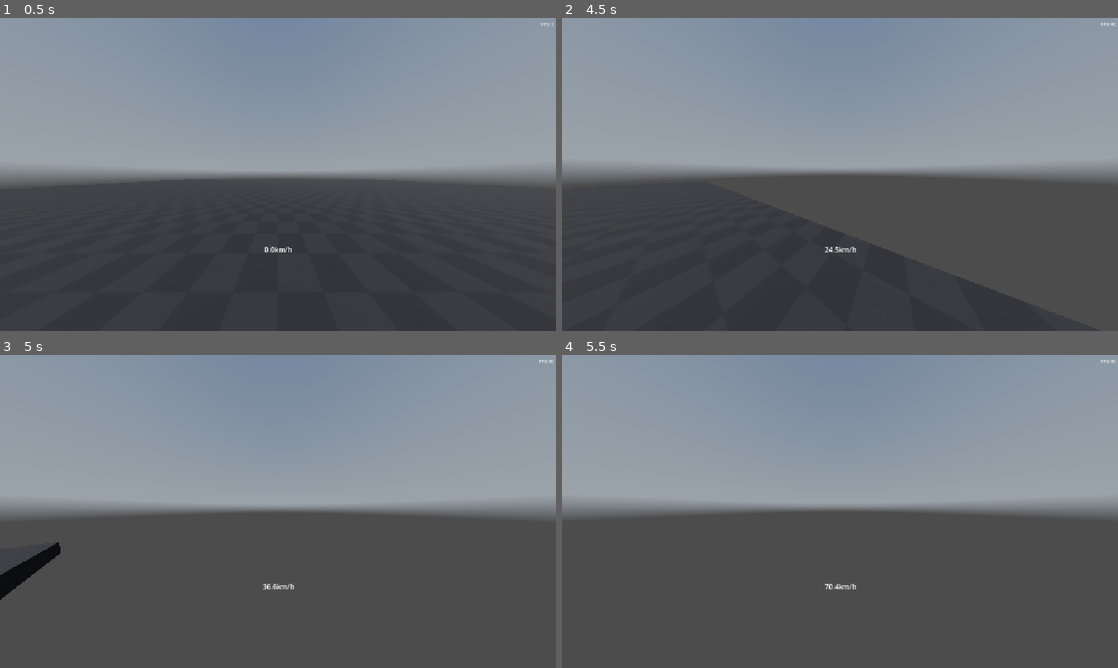
Above: before the commit, frames 1-4 (two rows, left to right).
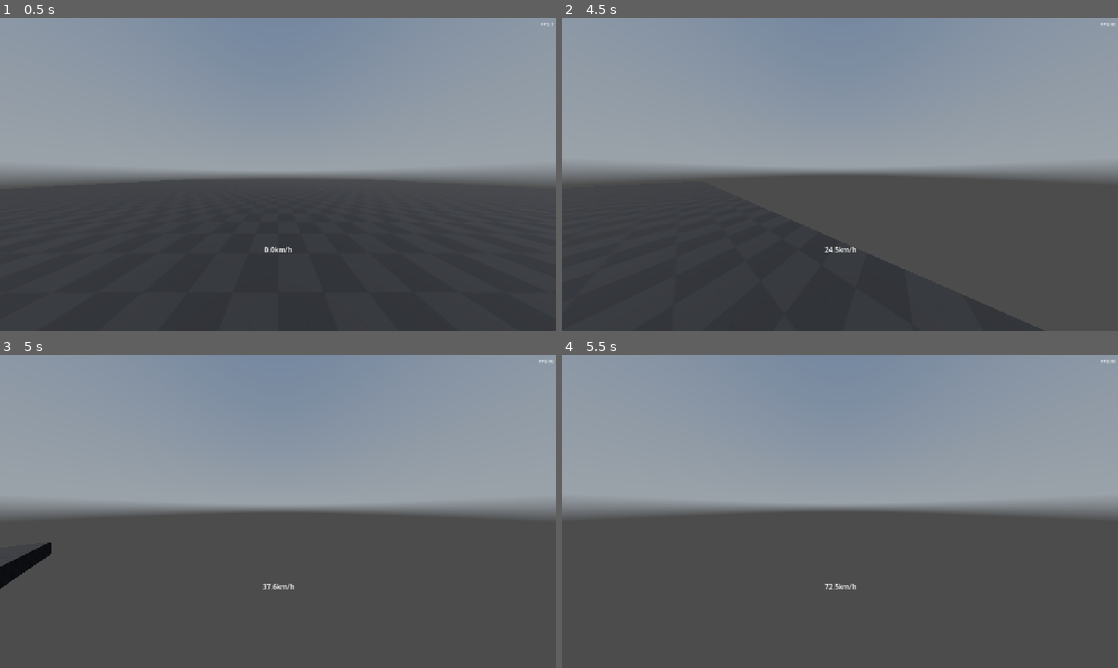
Above: after the commit, the same moments.

Repository: Jeliciousz/movement-game
Game: Godot game, scene res://scenes/world.tscn
Two runs of this game, one before a commit and one after it. Both use one fixed random seed, a clock stepped at 60 frames per second and the inputs below. A sky picture missing from this copy of the repository is replaced by a grey-blue gradient.
Inputs (mouse positions are in pixels of both pictures, inside the frame that each line leads up to):
- Up to frame 1 (0.5 s): no input
- Up to frame 2 (4.5 s): tap Enter at 0.5, 2.75 s; move the mouse to (962, 158) at 0.52 s; hold D (right) 0.53-1.28 s; tap Shift (crouch) at 0.6, 2.3, 2.85, 4.35 s; click (962, 158) at 0.67 s; tap Space (jump) at 0.77, 1.07, 1.52, 1.55, 1.82, 2, 3.02, 3.32, 3.5 s; tap Ctrl (sprint) at 0.8, 1.35, 3.05, 3.6 s; move the mouse to (812, 174) at 1.27 s; hold W (forward) from 1.28 s (still down); move the mouse to (851, 168) at 2.02 s; hold Space (jump) 2.03-2.78 s; move the mouse to (834, 180) at 2.77 s; click (834, 180) at 2.92 s; move the mouse to (878, 177) at 3.52 s; hold Space (jump) 3.53-4.28 s; move the mouse to (795, 171) at 4.27 s
- Up to frame 3 (5 s): keep holding W (forward); tap Space (jump) at 4.52, 4.82 s
- Up to frame 4 (5.5 s): keep holding W (forward); move the mouse to (845, 511) at 5.02 s; tap Ctrl (sprint) at 5.1 s; click (845, 511) at 5.17 s

Frame 1 is identical in both runs. In frame 2, 1.1% of the frame differs, in the area x 46-89%, y 67-100%; in frame 3, 0.5%; in frame 4, less than 0.1%.

Commit message:
Add crouching

Diff:
--- a/scenes/player.tscn
+++ b/scenes/player.tscn
@@ -54,10 +54,11 @@
 player = NodePath("../..")
 metadata/_custom_type_script = "uid://wx6d0ggtlpd6"
 
-[node name="PlayerCrouching" type="Node" parent="StateMachine" node_paths=PackedStringArray("player", "head")]
+[node name="PlayerCrouching" type="Node" parent="StateMachine" node_paths=PackedStringArray("player", "head", "collision_shape")]
 script = ExtResource("7_ur7pv")
 player = NodePath("../..")
 head = NodePath("../../Head")
+collision_shape = NodePath("../../CollisionShape3D")
 metadata/_custom_type_script = "uid://wx6d0ggtlpd6"
 
 [node name="Hud" type="Control" parent="."]
--- a/scripts/player/player.gd
+++ b/scripts/player/player.gd
@@ -6,7 +6,7 @@
 ## The acceleration (m/s/s) applied opposite of the player's velocity while they're not moving.
 @export var friction: float = 40
 ## The acceleration (m/s/s) always applied opposite and proportional to the player's velocity.
-@export var air_resistence: float = 0.2
+@export var air_resistence: float = 0.15
 ## The downwards acceleration (m/s/s).
 @export var gravity: float = 30
 
@@ -35,7 +35,7 @@
 ## The time (in seconds) a jump lasts.
 @export var jump_duration: float = 1.5
 ## What [member gravity] is multiplied by while jumping.
-@export var jumping_gravity_multiplier: float = 0.7
+@export var jumping_gravity_multiplier: float = 0.85
 
 @export_group("Sprinting")
 
@@ -55,7 +55,14 @@
 ## What [member acceleration] is multiplied by while crouching.
 @export var crouch_acceleration_multiplier: float = 0.5
 ## The time (in seconds) it takes to be fully crouched.
-@export var crouch_transition_time: float = 0.35
+@export var crouch_transition_time: float = 0.1
+## What the player's collision height is multiplied by.
+@export var crouch_height_multiplier: float = 0.5
+
+@export_group("Sliding")
+
+## The speed (m/s) the player must have while sprinting to slide instead of crouch.
+@export var slide_speed_threshold: float = 0.2
 
 @export_group("Buffers")
 
@@ -65,6 +72,10 @@
 @export var jump_buffer_duration: float = 0.1
 
 
+@onready var head: Node3D = $Head
+@onready var standing_height: float = $CollisionShape3D.shape.height
+
+
 var input_axis: Vector2 = Vector2.ZERO
 var move_direction: Vector3 = Vector3.ZERO
 var sprinting_action: bool = true
@@ -72,7 +83,7 @@
 var jump_action_timer: float = 999
 var airborne_timer: float = 999
 var jump_timer: float = 999
-var crouch_timer: float = 999
+var crouch_timer: float = 0
 
 
 var velocity_direction: Vector3:
@@ -142,7 +153,8 @@
 func _process(delta: float) -> void:
 	move_direction = (transform.basis * Vector3(input_axis.x, 0, input_axis.y)).normalized()
 	jump_action_timer += delta
-	crouch_timer += delta
+
+	head.position.y = lerpf(1.3, 1.3 * crouch_height_multiplier, clampf(crouch_timer / crouch_transition_time, 0, 1))
 
 
 func _physics_process(delta: float) -> void:
@@ -160,7 +172,7 @@
 	velocity = velocity.move_toward(Vector3.ZERO, air_resistence * speed * delta)
 
 
-func add_friction(delta: float) -> void:
+func add_friction(delta: float, top_speed: float = top_speed) -> void:
 	# If player is faster than the top speed they can move at, it just applies friction ignoring movement direction
 
 	if speed > top_speed:
--- a/scripts/player/player_crouching.gd
+++ b/scripts/player/player_crouching.gd
@@ -5,27 +5,32 @@
 
 @export var head: Node3D
 
+@export var collision_shape: CollisionShape3D
+
 
 func enter() -> void:
 	player.crouch_timer = 0
 
-	head.position.y -= 1
+	collision_shape.shape.height *= player.crouch_height_multiplier
+	collision_shape.position.y *= player.crouch_height_multiplier
 
 
 func exit() -> void:
-	player.crouch_timer = 0
+	player.crouch_timer = player.crouch_transition_time
 
-	head.position.y += 1
+	collision_shape.shape.height /= player.crouch_height_multiplier
+	collision_shape.position.y /= player.crouch_height_multiplier
 
 
 func physics_update(delta: float) -> void:
+	player.crouch_timer += delta
+
 	player.add_air_resistence(delta)
-	player.add_friction(delta)
-
+	player.add_friction(delta, player.top_speed * player.crouch_speed_multiplier)
 	player.add_movement(delta, player.top_speed * player.crouch_speed_multiplier, player.acceleration * player.crouch_acceleration_multiplier)
 
 
-	if Input.is_action_just_pressed("jump") and player.crouch_timer < player.crouch_transition_time:
+	if player.crouch_timer < player.crouch_transition_time and Input.is_action_just_pressed("jump"):
 		player.jump()
 
 		transition.emit(&"PlayerJumping")
@@ -33,3 +38,7 @@
 
 	if not player.is_on_floor():
 		transition.emit(&"PlayerAirborne")
+		return
+
+	if Input.is_action_just_released("crouch"):
+		transition.emit(&"PlayerGrounded")
--- a/scripts/player/player_grounded.gd
+++ b/scripts/player/player_grounded.gd
@@ -22,12 +22,15 @@
 
 
 func physics_update(delta: float) -> void:
+	player.crouch_timer -= delta
+
 	player.add_air_resistence(delta)
-	player.add_friction(delta)
 
 	if player.sprinting_action:
+		player.add_friction(delta, player.top_speed * player.sprint_speed_multiplier)
 		player.add_movement(delta, player.top_speed * player.sprint_speed_multiplier, player.acceleration * player.sprint_acceleration_multiplier)
 	else:
+		player.add_friction(delta)
 		player.add_movement(delta)
 
 
@@ -42,3 +45,10 @@
 
 	if not player.is_on_floor():
 		transition.emit(&"PlayerAirborne")
+		return
+
+	if Input.is_action_just_pressed("crouch"):
+		if player.sprinting_action and player.speed >= player.slide_speed_threshold:
+			pass
+		else:
+			transition.emit(&"PlayerCrouching")
Not shown, removed: scenes/player.tscn2484264821.tmp
Not shown, removed: scenes/player.tscn2670005717.tmp
Not shown, removed: scenes/world.lmbake.depren
